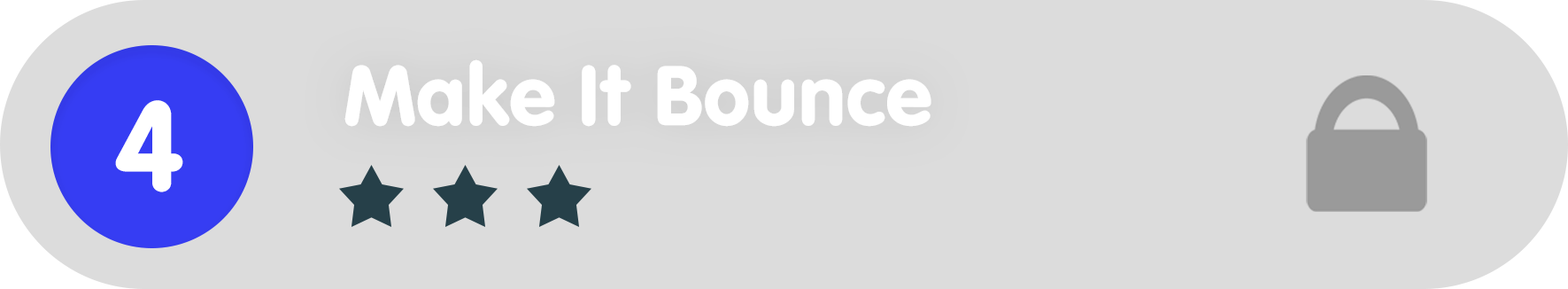
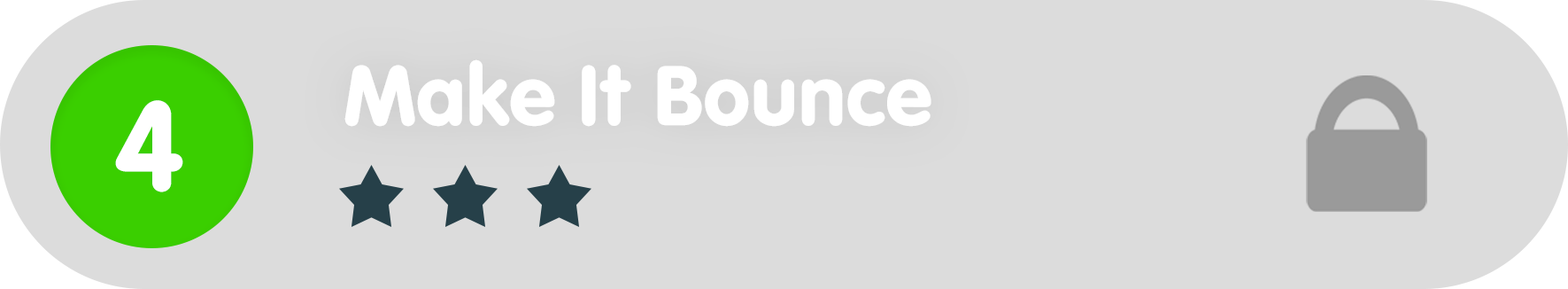
Layered file, before and after one edit (1568 × 289). Changes by layer:
painted on "Ellipse_green" over (50, 45, 254, 248)
